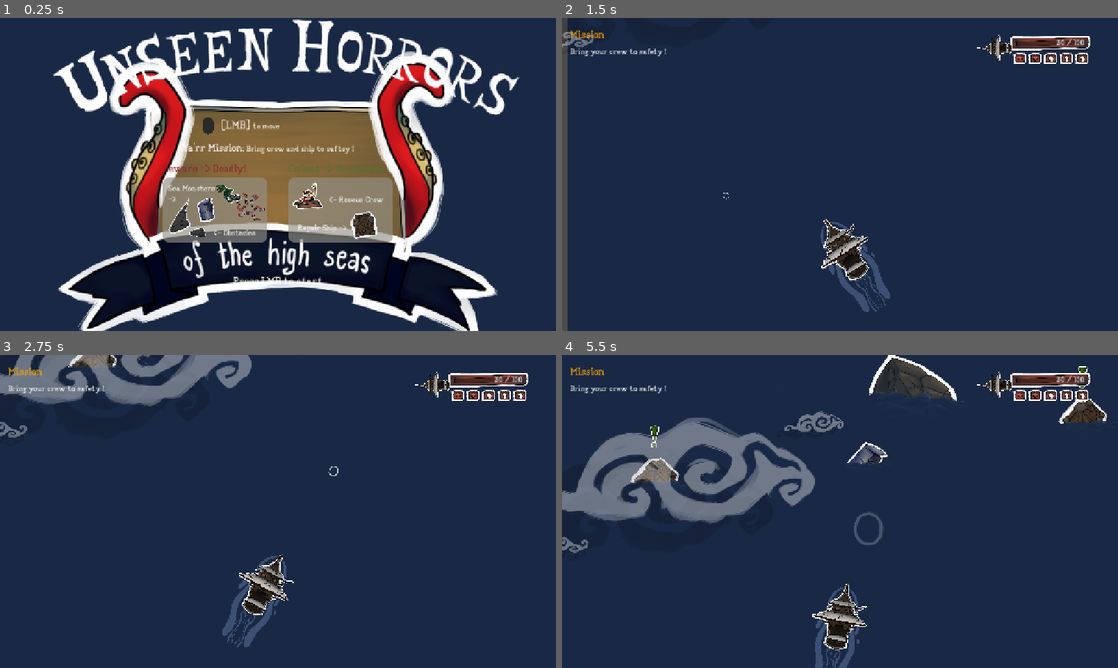
Above: before the commit, frames 1-4 (two rows, left to right).
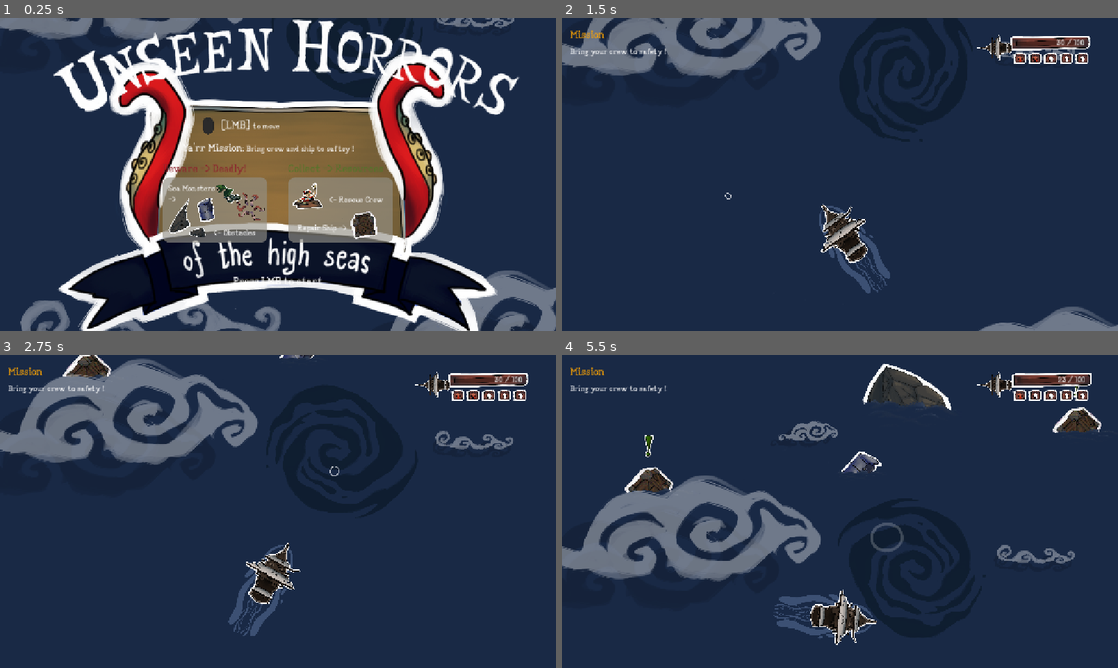
Above: after the commit, the same moments.

Repository: TheBitFossil/HighSeas
Game: Godot game, scene res://Level.tscn
Two runs of this game, one before a commit and one after it. Both use one fixed random seed, a clock stepped at 60 frames per second and the inputs below.
Inputs (mouse positions are in pixels of both pictures, inside the frame that each line leads up to):
- Up to frame 1 (0.25 s): no input
- Up to frame 2 (1.5 s): move the mouse to (962, 158) at 0.52 s; press the mouse at (962, 158) at 0.53 s; move the mouse to (728, 190) at 1.27 s; release the mouse at (728, 190) at 1.28 s; click (728, 190) at 1.35 s
- Up to frame 3 (2.75 s): move the mouse to (333, 442) at 2.02 s; press the mouse at (333, 442) at 2.03 s
- Up to frame 4 (5.5 s): move the mouse to (812, 574) at 2.77 s; release the mouse at (812, 574) at 2.78 s; click (812, 574) at 2.85 s; move the mouse to (1006, 558) at 3.52 s; press the mouse at (1006, 558) at 3.53 s; move the mouse to (673, 464) at 4.27 s; release the mouse at (673, 464) at 4.28 s; click (673, 464) at 4.35 s; move the mouse to (867, 511) at 5.02 s; press the mouse at (867, 511) at 5.03 s

The runs differ from the first frame. In frame 1, 5.5% of the frame differs, in the area x 0-100%, y 0-100%; in frame 2, 9.4%; in frame 3, 12%; in frame 4, 18%, in the area x 0-98%, y 0-100%.

Commit message:
add: camera zoom multi targets

Diff:
--- a/Camera.gd
+++ b/Camera.gd
@@ -3,7 +3,6 @@
 @export var is_scrolling : bool = false
 @export var speed := 200.0
 @onready var camera_2d: Camera2D = $Camera2D
-
 
 var default_zoom := Vector2(.8, .8)
 var siren_zoom := Vector2(1.1, 1.1)
@@ -11,13 +10,19 @@
 
 enum CAMERA_STATES { STATIC, FOLLOW }
 @export var cam_state : CAMERA_STATES = CAMERA_STATES.STATIC
+var camera_targets : Array = []
+@export var camera_multitarget_zoom_speed : float = 3.0
+var player : Player = null
 
 
 func _ready() -> void:
 	camera_zoom_reset()
 	EvBus.has_reached_goal.connect(_on_has_reached_goal)
-	EvBus.camera_static.connect(_on_camera_static)
-	EvBus.camera_follow.connect(_on_camera_follow)
+	#EvBus.camera_static.connect(_on_camera_static)
+	#EvBus.camera_follow.connect(_on_camera_follow)
+
+	player = get_tree().get_first_node_in_group("Player")
+	add_target(player)
 
 func _on_has_reached_goal()->void:
 	camera_2d.zoom = goal_zoom
@@ -31,6 +36,36 @@
 		global_position.y -= speed * delta
 
 
+func add_target(t):
+	if not t in camera_targets:
+		camera_targets.append(t)
+
+func multi_cam_pos():
+	if !camera_targets:
+		return
+
+	var pos = Vector2.ZERO
+	for target in camera_targets:
+		pos += target.global_position
+	pos /= camera_targets.size()
+
+	var tween = get_tree().create_tween()
+	tween.tween_property(self, "position", pos, camera_multitarget_zoom_speed)
+
+
+func reset_multi_cam_pos():
+	var tween = get_tree().create_tween()
+	tween.tween_property(self, "position", player.global_position, camera_multitarget_zoom_speed)
+
+
+func clear_targets():
+	#TODO: Make clean here
+	#if t in camera_targets:
+		#camera_targets.erase(t)
+	camera_targets.clear()
+	camera_targets.append(player)
+
+
 func activate_scroll():
 	cam_state = CAMERA_STATES.FOLLOW
 
@@ -38,34 +73,48 @@
 func deactivate_scroll():
 	cam_state = CAMERA_STATES.STATIC
 
+#TODO: Rework whole camera zooming. this got out of hand
 
 func camera_zoom_siren():
-	var tween = get_tree().create_tween()
-	tween.tween_property(camera_2d, "zoom", siren_zoom, 2.0).set_trans(Tween.TRANS_CUBIC)
+	var tween = get_tree().create_tween().parallel()
+	tween.tween_property(camera_2d, "zoom", siren_zoom, camera_multitarget_zoom_speed).set_trans(Tween.TRANS_CUBIC)
 
 
 func camera_zoom_reset():
-	var tween = get_tree().create_tween()
-	tween.tween_property(camera_2d, "zoom", default_zoom, 2.0).set_trans(Tween.TRANS_CUBIC)
+	var tween = get_tree().create_tween().parallel()
+	tween.tween_property(camera_2d, "zoom", default_zoom, camera_multitarget_zoom_speed).set_trans(Tween.TRANS_CUBIC)
 
 
-func lure_in_mode_active():
+func lure_in_mode_active(target):
 	deactivate_scroll()
+	#Multi Cam Start
+	add_target(target)
+	#Move in position
+	multi_cam_pos()
 	camera_zoom_siren()
 
 
 func lure_in_mode_deactived():
+	clear_targets()
 	camera_zoom_reset()
+	reset_multi_cam_pos()
+
 	await get_tree().create_timer(2.0).timeout
 	activate_scroll()
 
+"""
+	Deprecated ?
+	func _on_camera_static(activate_zoom : bool):
+		if activate_zoom:
+			#TODO: make zoom for different engagements
+			camera_zoom_siren()
+			multi_cam_pos()
 
-func _on_camera_static():
-	#TODO: make zoom for different engagements
-	camera_zoom_siren()
-	deactivate_scroll()
+		deactivate_scroll()
 
 
-func _on_camera_follow():
+	func _on_camera_follow():
 	camera_zoom_reset()
+	reset_multi_cam_pos()
 	activate_scroll()
+"""
--- a/Enemies/Whirl.gd
+++ b/Enemies/Whirl.gd
@@ -10,8 +10,6 @@
 	if body.has_method("start_whirl"):
 		can_deal_damage = false
 		body.start_whirl()
-		EvBus.emit_signal("camera_static")
 
 		await get_tree().create_timer(2.0).timeout
 		$AnimationPlayer.play("fade_out")
-		EvBus.emit_signal("camera_follow")
--- a/GameRoot.gd
+++ b/GameRoot.gd
@@ -48,12 +48,13 @@
 	$HUD/OutOfScreenFeedback/RichTextLabel.hide()
 
 
-func _on_ship_lured_in():
-	camera_2d.lure_in_mode_active()
+func _on_ship_lured_in(siren):
+	camera_2d.lure_in_mode_active(siren)
 	hud.enable_mash_button()
 
+
 """
-func _on_ui_countdown_timeout():
+	func _on_ui_countdown_timeout():
 	ship.enable_controls()
 	camera_2d.activate_scroll()
 """
@@ -67,7 +68,9 @@
 func _on_mash_button_success():
 	ship.enable_controls()
 	ship.resist_siren_success()
+
 	camera_2d.lure_in_mode_deactived()
+
 	mash_button_module.set_disabled()
 	mash_button_module.reset_idx()
 
@@ -75,7 +78,9 @@
 func _on_mash_button_failed():
 	ship.enable_controls()
 	ship.resist_siren_failed()
+
 	camera_2d.lure_in_mode_deactived()
+
 	mash_button_module.set_disabled()
 	mash_button_module.reset_idx()
 
--- a/Level.tscn
+++ b/Level.tscn
@@ -1192,6 +1192,14 @@
 rotation = 0.014986
 scale = Vector2(0.2, 0.2)
 
+[node name="SirenRock" parent="Enemies/Siren" index="0"]
+position = Vector2(202, -168)
+scale = Vector2(2.02538, 2.02538)
+
+[node name="WavesFlotsam" parent="Enemies/Siren" index="1"]
+position = Vector2(170, 597)
+scale = Vector2(1.97208, 1.97208)
+
 [node name="MusicCloud" parent="Enemies/Siren" index="5"]
 position = Vector2(54, -11)
 
@@ -1224,6 +1232,14 @@
 rotation = -0.17423
 scale = Vector2(0.2, 0.2)
 
+[node name="SirenRock" parent="Enemies/Siren_Small" index="0"]
+position = Vector2(202, -168)
+scale = Vector2(2.02538, 2.02538)
+
+[node name="WavesFlotsam" parent="Enemies/Siren_Small" index="1"]
+position = Vector2(170, 597)
+scale = Vector2(1.97208, 1.97208)
+
 [node name="MusicCloud" parent="Enemies/Siren_Small" index="5"]
 position = Vector2(54, -11)
 rotation = 0.210177
@@ -1288,6 +1304,10 @@
 position = Vector2(785, 2269)
 scale = Vector2(0.5, 0.5)
 
+[node name="Whirl8" parent="Enemies" instance=ExtResource("19_wesx8")]
+position = Vector2(1017, 13991)
+scale = Vector2(0.5, 0.5)
+
 [node name="Wolken" type="Node" parent="."]
 
 [node name="Normal_Cloud" parent="Wolken" instance=ExtResource("32_77ek3")]
@@ -1295,11 +1315,14 @@
 rotation = -0.0765013
 
 [node name="Normal_Cloud2" parent="Wolken" instance=ExtResource("32_77ek3")]
-position = Vector2(-31, 13958)
+position = Vector2(1386, 13964)
 scale = Vector2(0.3, 0.3)
 
 [node name="Big_Cloud" parent="Wolken" instance=ExtResource("33_u4i8u")]
-position = Vector2(311, 13751)
+position = Vector2(345, 13892)
+
+[node name="Big_Cloud19" parent="Wolken" instance=ExtResource("33_u4i8u")]
+position = Vector2(1403, 14854)
 
 [node name="Big_Cloud2" parent="Wolken" instance=ExtResource("33_u4i8u")]
 position = Vector2(959, 12985)
@@ -1357,6 +1380,10 @@
 position = Vector2(3, 1586)
 rotation = 0.0952437
 scale = Vector2(0.3, 0.3)
+
+[node name="Normal_Cloud14" parent="Wolken" instance=ExtResource("32_77ek3")]
+position = Vector2(459, 14857)
+rotation = -0.0599226
 
 [node name="Big_Cloud16" parent="Wolken" instance=ExtResource("33_u4i8u")]
 position = Vector2(345, 1379)
@@ -1715,7 +1742,7 @@
 
 [node name="Camera" type="Node2D" parent="."]
 unique_name_in_owner = true
-position = Vector2(757, 14534)
+position = Vector2(817, 14508)
 script = ExtResource("5_86ljf")
 speed = 120.0
 
@@ -1723,6 +1750,7 @@
 rotation = -0.0111869
 scale = Vector2(5, 5)
 offset = Vector2(0, -100)
+zoom = Vector2(0.8, 0.8)
 process_callback = 0
 limit_left = 0
 limit_top = 0
@@ -1739,7 +1767,7 @@
 
 [node name="Ship" parent="." instance=ExtResource("4_mxnmf")]
 unique_name_in_owner = true
-position = Vector2(807, 14566)
+position = Vector2(848, 14493)
 default_speed = 180.0
 lured_speed = 25.0
 lured_rot_speed = 1.0
--- a/Ship/Ship.gd
+++ b/Ship/Ship.gd
@@ -115,7 +115,7 @@
 	speed = lured_speed
 	rot_speed = lured_rot_speed
 	disable_controls()
-	EvBus.emit_signal("lured_in")
+	EvBus.emit_signal("lured_in", siren_target)
 
 
 func resist_siren_success():
--- a/Ship/Ship.tscn
+++ b/Ship/Ship.tscn
@@ -6,7 +6,7 @@
 [ext_resource type="Texture2D" uid="uid://dj8el8glsfgtp" path="res://Assets/Trail_B.png" id="3_7se24"]
 [ext_resource type="Texture2D" uid="uid://dlq36hvk12dxg" path="res://Assets/Trail_C.png" id="4_qyh8x"]
 [ext_resource type="PackedScene" uid="uid://b6j1hu3ibjr3r" path="res://Environment/Mouse_Marker.tscn" id="6_pf3e3"]
-[ext_resource type="Texture2D" uid="uid://cfitn7al6x6x1" path="res://Assets/Steg.png" id="7_av5tj"]
+[ext_resource type="Texture2D" uid="uid://c7cccchoff4l4" path="res://Assets/Wood_Particles.png" id="7_mi5fi"]
 [ext_resource type="Texture2D" uid="uid://cgoy311wh57jm" path="res://Assets/Ship_Damaged.png" id="8_mi5fi"]
 
 [sub_resource type="SpriteFrames" id="SpriteFrames_0p50t"]
@@ -309,7 +309,7 @@
 emitting = false
 amount = 12
 amount_ratio = 0.7
-texture = ExtResource("7_av5tj")
+texture = ExtResource("7_mi5fi")
 lifetime = 0.12
 one_shot = true
 speed_scale = 0.5
Binary file added: Assets/Wood_Particles.png
Binary file added: Overlay.png
Not shown, added: Overlay.png.import
